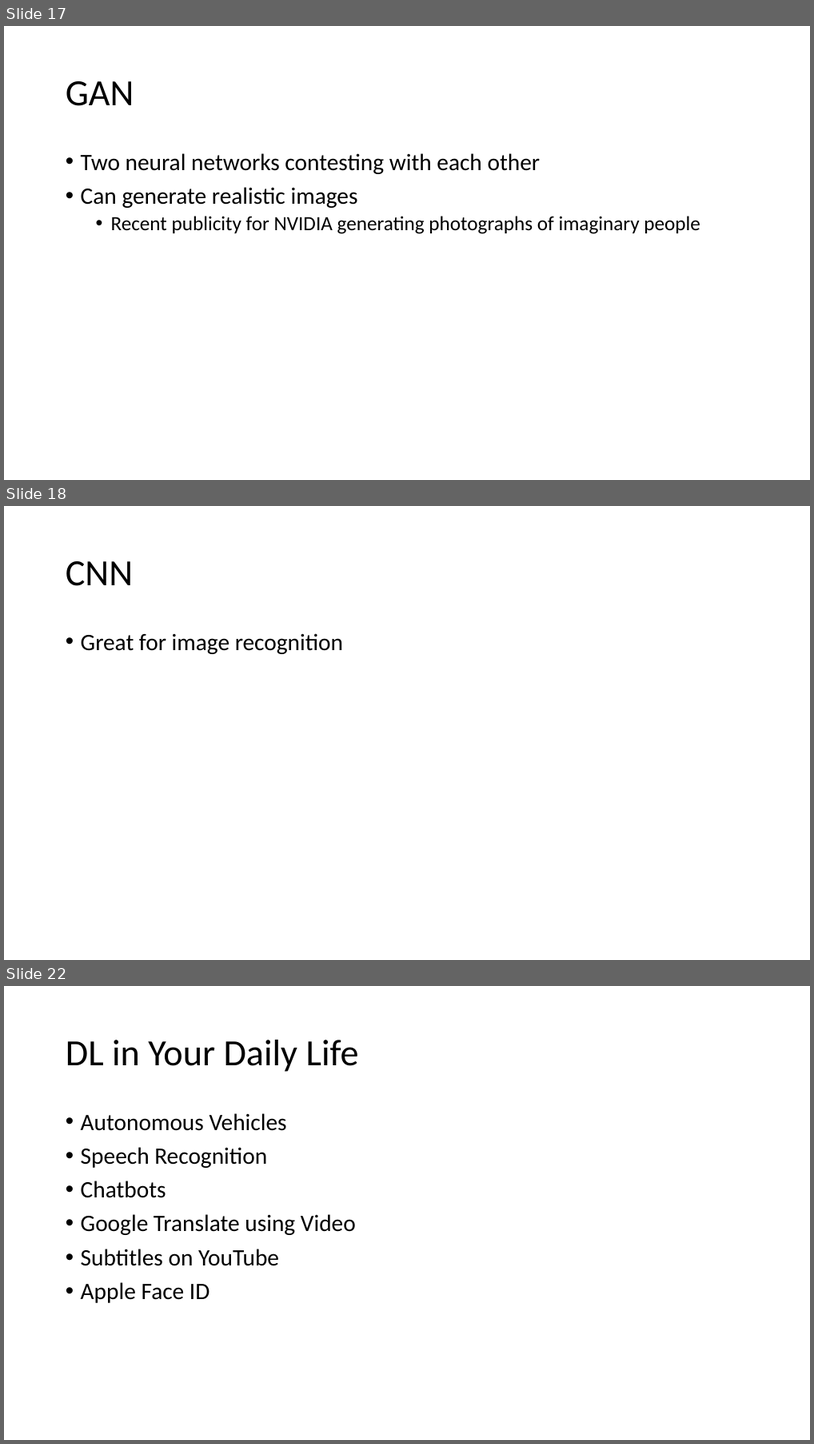
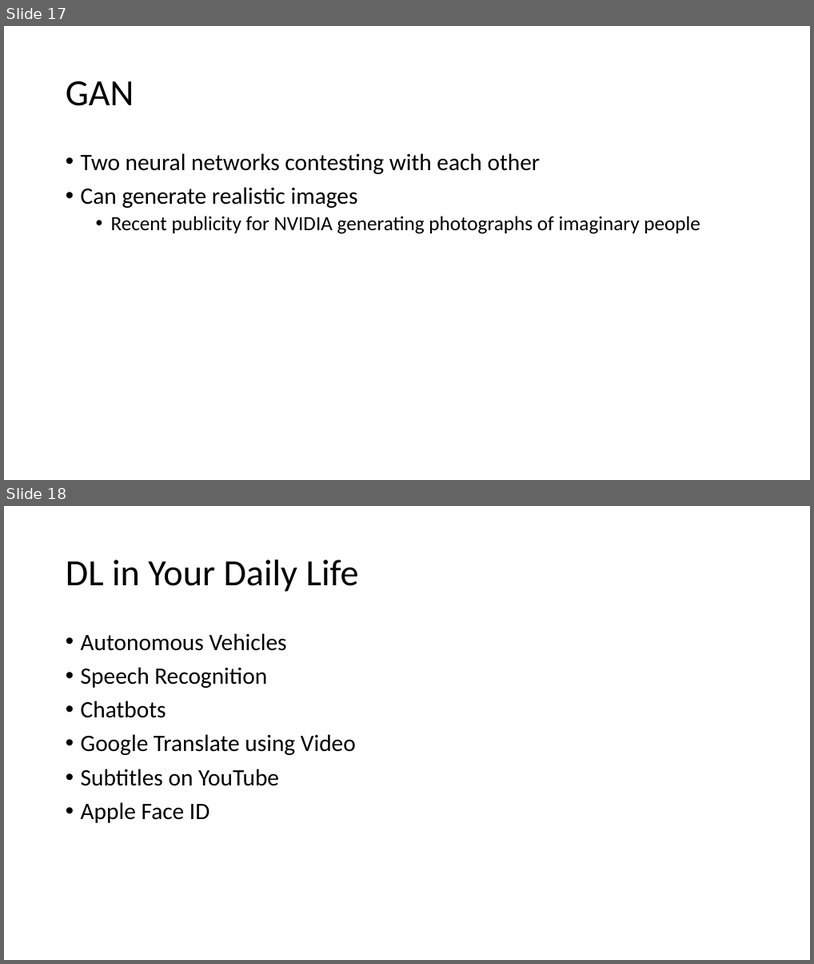
Before and after one commit to MIDS-scaling-up/v3, a slide deck: week01/Lecture_1.pptx. Shown one above the other, each under a label of ours: slides 17, 18 and 22 before the commit, slides 17 and 18 after it; the slides between them are not shown. The pictures are 814x1444 and 814x964 pixels, drawn with LibreOffice and Linux fonts; fonts in the diff are those of the drawing. Boxes give left, top, right and bottom in pixels: in the first picture for what was removed or moved away, otherwise in the second. Text is boxed around its words. In the diff, an @@ line names an element or a change of style, - is before the commit and + after.

```diff
--- a/week01/Lecture_1.pptx
+++ b/week01/Lecture_1.pptx
@@ slide 18 removed at (4, 506, 810, 960), background #FFFFFF @@
@@ title removed at (66, 561, 133, 586) @@
-CNN
@@ text removed at (81, 633, 343, 654) @@
-• Great for image recognition
@@ what was slide 22 is now slide 18 @@
```
Also in this commit, not shown: 5 slides changed, 4 other slides removed.
